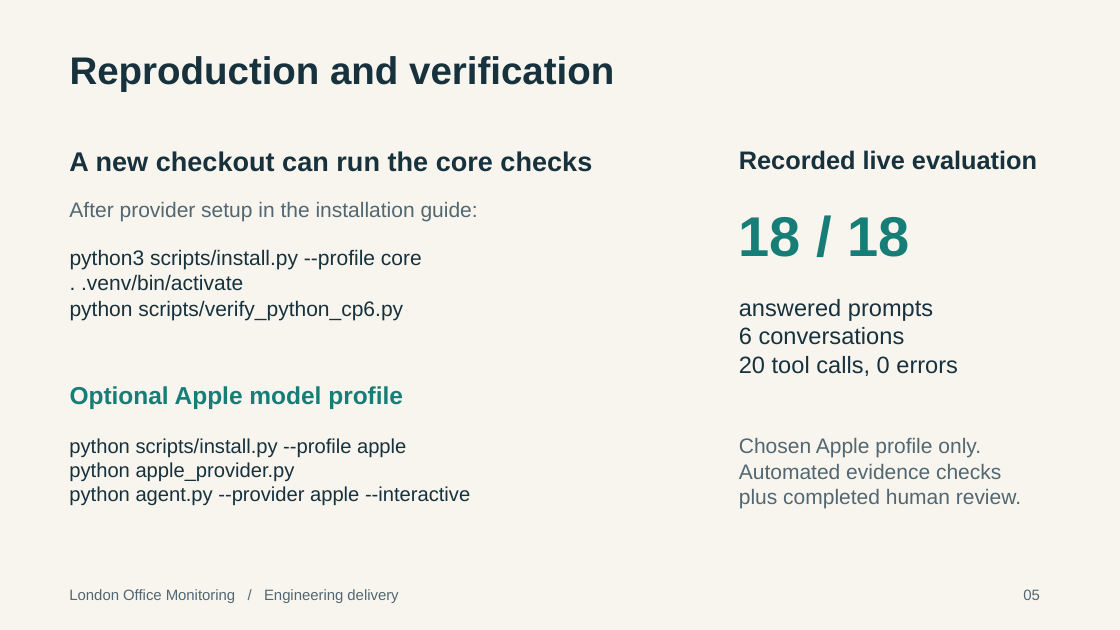
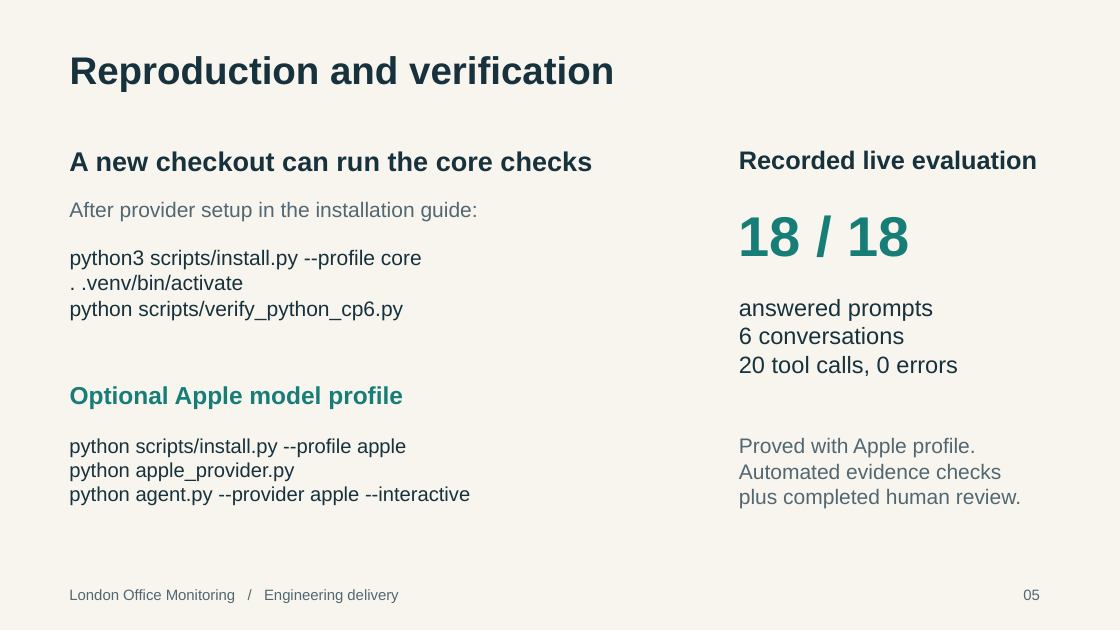
Before and after one commit to jiefengcheng/london-office-monitoring-public, a slide deck: slide 5 of slides/london-office-monitoring.pptx. Drawn at 1120x630 pixels with LibreOffice and Linux fonts; fonts in the diff are those of the drawing. Boxes give left, top, right and bottom in pixels: in the first picture for what was removed or moved away, otherwise in the second. Text is boxed around its words. In the diff, an @@ line names an element or a change of style, - is before the commit and + after.

Commit message:
Clarify Apple profile verification wording

```diff
--- a/slides/london-office-monitoring.pptx
+++ b/slides/london-office-monitoring.pptx
@@ text at <box>739,438,976,458</box>: text changed @@
-Chosen Apple profile only.
+Proved with Apple profile.
```
Also in this commit, not shown: 4 other files.
